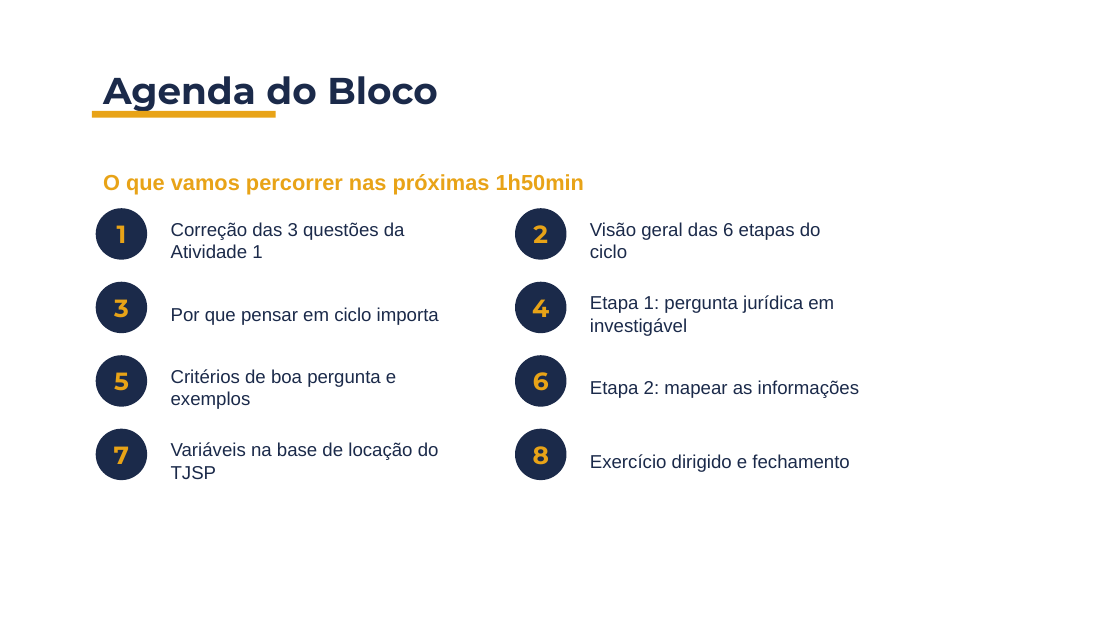
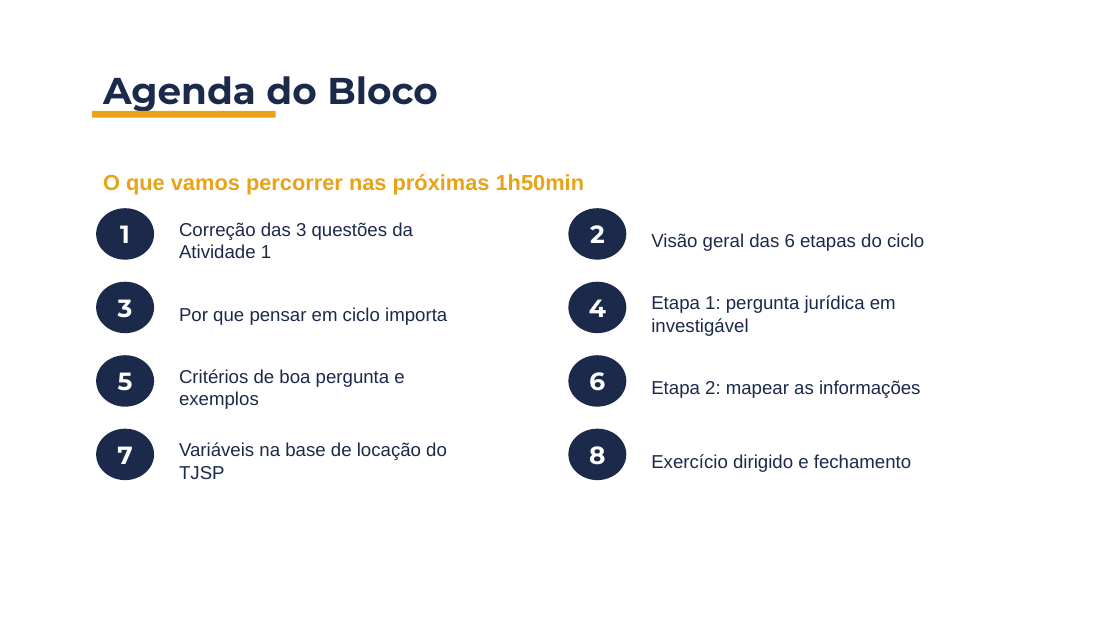
Before and after one commit to BrunoDaleffi/ibmec, a slide deck: slide 2 of jurimetria/aulas/aula_02/slides/aula2_bloco1_jurimetria.pptx. Drawn at 1120x630 pixels with LibreOffice and Linux fonts; fonts in the diff are those of the drawing; background and template pictures are left out. Boxes give left, top, right and bottom in pixels: in the first picture for what was removed or moved away, otherwise in the second. Text is boxed around its words. In the diff, an @@ line names an element or a change of style, - is before the commit and + after.

Commit message:
feat: refine content rules and design system for slide presentations
Updated content-rules.md to include new guidelines on fidelity to the course plan and the introduction of mini-cases before formalization. Enhanced design-system.md with detailed specifications for visual elements, including mandatory color combinations and card designs. Adjusted layout-canonical.md to clarify the canonical layout requirements and spacing rules between elements. Improved pedagogical structure documentation to emphasize the exact number of slides per block and the sequence of content.

This commit aims to ensure consistency and clarity in the presentation materials for the Jurimetria course.

```diff
--- a/jurimetria/aulas/aula_02/slides/aula2_bloco1_jurimetria.pptx
+++ b/jurimetria/aulas/aula_02/slides/aula2_bloco1_jurimetria.pptx
@@ ellipse "1": place and size @@
-ellipse "1" at box(95, 208, 147, 260)
+ellipse "1" at box(96, 208, 155, 260)
@@ ellipse "2": place and size @@
-ellipse "2" at box(515, 208, 567, 260)
+ellipse "2" at box(569, 208, 627, 260)
@@ text "Correção das 3 questões da ...": place and size @@
-text "Correção das 3 questões da ..." at box(171, 222, 405, 258)
+text "Correção das 3 questões da ..." at box(179, 222, 413, 258)
@@ text "Visão geral das 6 etapas ..." rewrapped from box(590, 222, 821, 258) to box(651, 233, 924, 251) @@
@@ ellipse "3": place and size @@
-ellipse "3" at box(95, 282, 147, 334)
+ellipse "3" at box(96, 282, 155, 334)
@@ text "Por que pensar em ciclo ...": place and size @@
-text "Por que pensar em ciclo ..." at box(171, 307, 439, 325)
+text "Por que pensar em ciclo ..." at box(179, 307, 447, 325)
@@ ellipse "4": place and size @@
-ellipse "4" at box(515, 282, 567, 334)
+ellipse "4" at box(569, 282, 627, 334)
@@ text "Etapa 1: pergunta jurídica em ...": place and size @@
-text "Etapa 1: pergunta jurídica em ..." at box(590, 295, 834, 336)
+text "Etapa 1: pergunta jurídica em ..." at box(651, 295, 896, 336)
@@ ellipse "5": place and size @@
-ellipse "5" at box(95, 355, 147, 407)
+ellipse "5" at box(96, 355, 155, 407)
@@ ellipse "6": place and size @@
-ellipse "6" at box(515, 355, 567, 407)
+ellipse "6" at box(569, 355, 627, 407)
@@ text "Critérios de boa pergunta e ...": place and size @@
-text "Critérios de boa pergunta e ..." at box(171, 369, 396, 409)
+text "Critérios de boa pergunta e ..." at box(179, 369, 404, 409)
@@ text "Etapa 2: mapear as informações": place and size @@
-text "Etapa 2: mapear as informações" at box(590, 380, 860, 398)
+text "Etapa 2: mapear as informações" at box(651, 380, 921, 398)
@@ ellipse "7": place and size @@
-ellipse "7" at box(95, 429, 147, 480)
+ellipse "7" at box(96, 429, 155, 480)
@@ text "Variáveis na base de locação ...": place and size @@
-text "Variáveis na base de locação ..." at box(171, 442, 439, 479)
+text "Variáveis na base de locação ..." at box(179, 442, 447, 479)
@@ text colour #E8A317 to #FFFFFF in 8 elements at box(96, 208, 155, 260), box(96, 282, 155, 334), box(96, 355, 155, 407), box(96, 429, 155, 480), box(569, 208, 627, 260), box(569, 282, 627, 334), box(569, 355, 627, 407), box(569, 429, 627, 480) @@
@@ ellipse "8": place and size @@
-ellipse "8" at box(515, 429, 567, 480)
+ellipse "8" at box(569, 429, 627, 480)
@@ text "Exercício dirigido e fechamento": place and size @@
-text "Exercício dirigido e fechamento" at box(590, 454, 849, 472)
+text "Exercício dirigido e fechamento" at box(651, 454, 911, 472)
```
Also in this commit, not shown: 36 other slides changed, 1 slide added, 11 other files.
